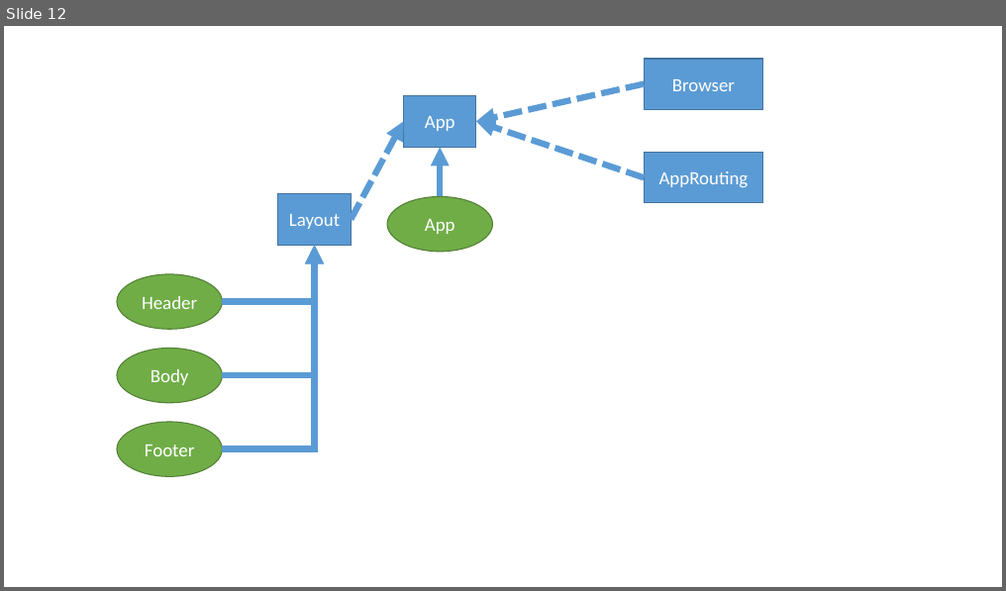
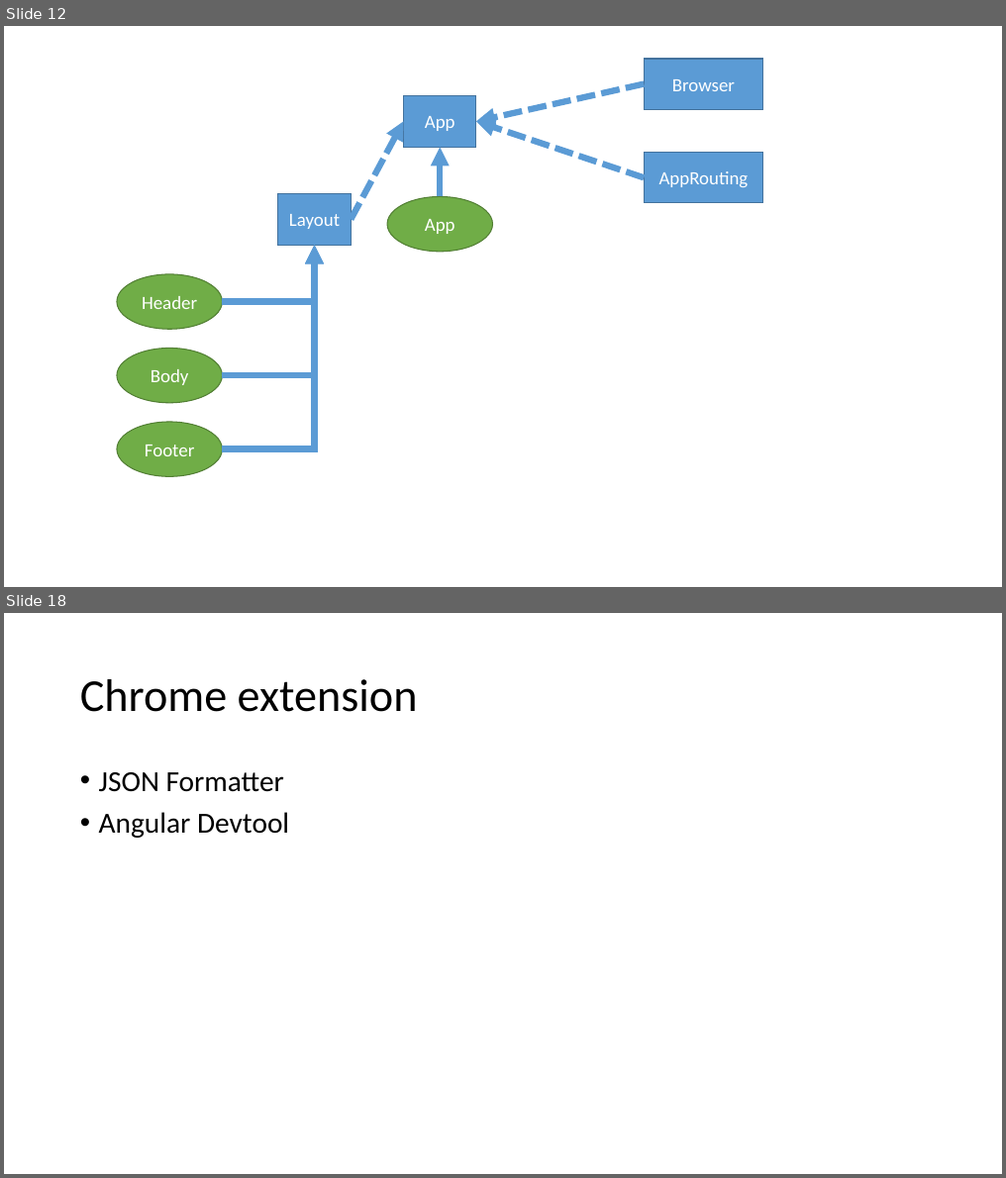
Before and after one commit to spaw3003/202205-formation-angular, a slide deck: notes.pptx. Shown one above the other, each under a label of ours: slide 12 before the commit, slides 12 and 18 after it; the slides between them are not shown. The pictures are 1006x591 and 1006x1178 pixels, drawn with LibreOffice and Linux fonts; fonts in the diff are those of the drawing. Boxes give left, top, right and bottom in pixels: in the first picture for what was removed or moved away, otherwise in the second. Text is boxed around its words. In the diff, an @@ line names an element or a change of style, - is before the commit and + after.

```diff
--- a/notes.pptx
+++ b/notes.pptx
@@ slide 18 added at box(4, 613, 1002, 1174), background #FFFFFF @@
@@ title added at box(80, 679, 418, 712), 44 pt, text #000000 @@
+Chrome extension
@@ text added at box(99, 772, 289, 838), 28 pt, text #000000 @@
+• JSON Formatter
+• Angular Devtool
```
Also in this commit, not shown: 5 slides changed, 15 other slides added.
